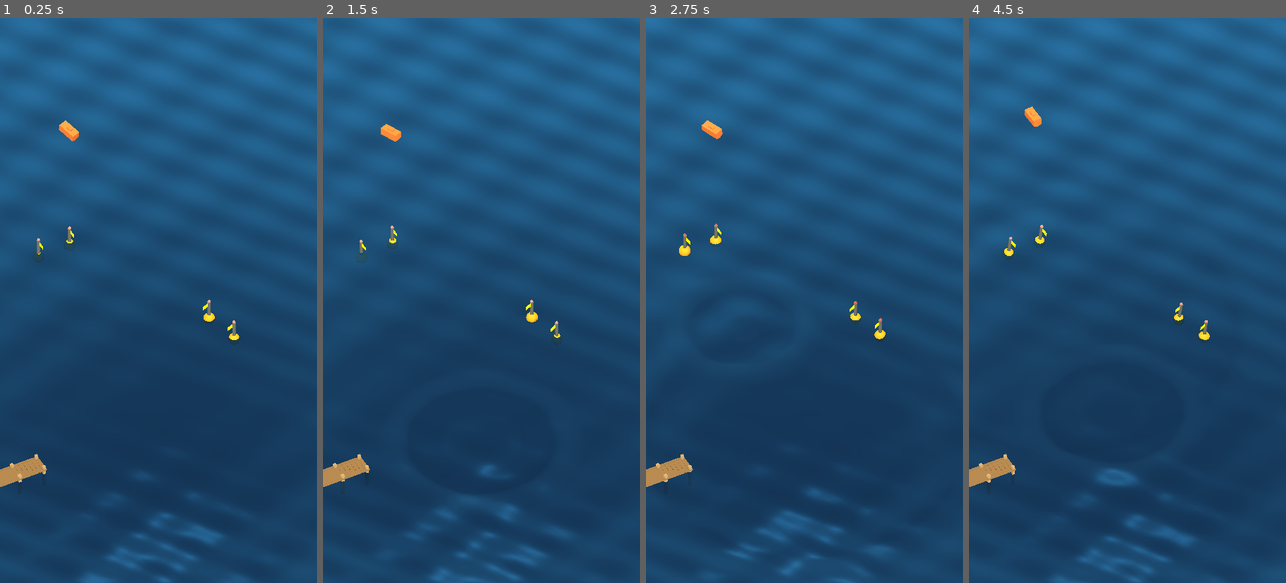
Above: before the commit, frames 1-4 (left to right).
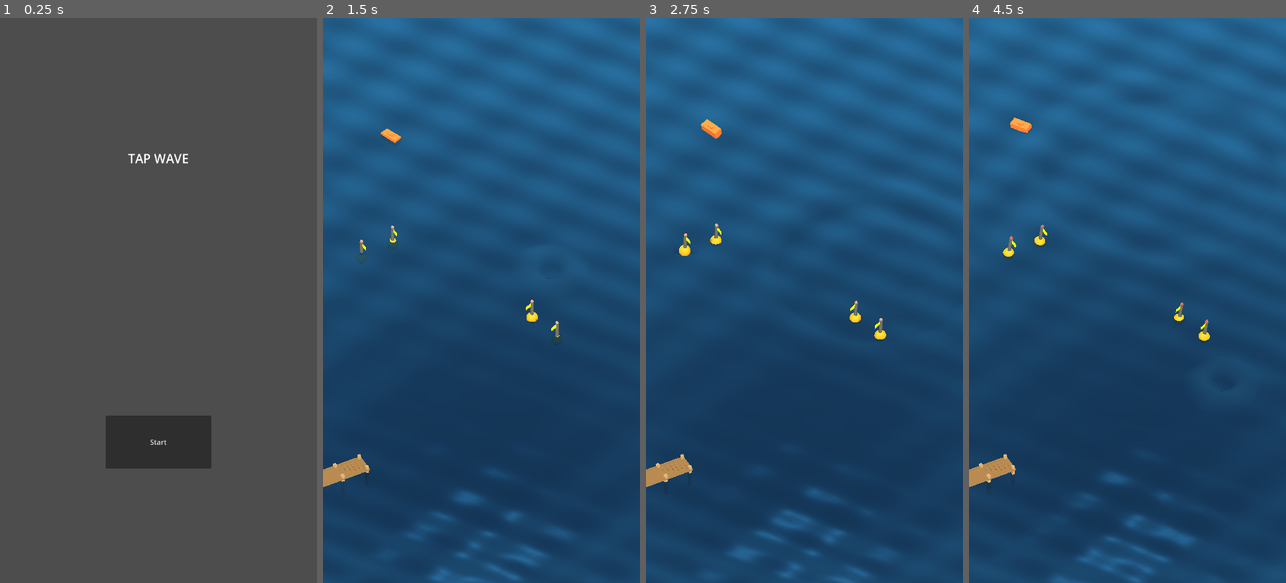
Above: after the commit, the same moments.

Repository: DrD4nger/tap_wave
Game: Godot game, scene res://scenes/MainMenu.tscn
Two runs of this game, one before a commit and one after it. Both use one fixed random seed, a clock stepped at 60 frames per second and the inputs below. Before the commit the project starts from res://scenes/Main.tscn.
Inputs (mouse positions are in pixels of both pictures, inside the frame that each line leads up to):
- Up to frame 1 (0.25 s): no input
- Up to frame 2 (1.5 s): click (481, 441) at 0.5 s, where only the run after the commit has a clickable "Start"; move the mouse to (551, 272) at 1.27 s; click (551, 272) at 1.42 s
- Up to frame 3 (2.75 s): drag from (741, 328) to (788, 413) at 2.02 s
- Up to frame 4 (4.5 s): move the mouse to (1159, 176) at 2.77 s; click (1159, 176) at 2.92 s; drag from (1111, 413) to (1032, 215) at 3.52 s; move the mouse to (1222, 385) at 4.27 s; click (1222, 385) at 4.42 s

The runs differ from the first frame. In frame 1, 100% of the frame differs, in the area x 0-100%, y 0-100%; in frame 2, 0.3%; in frame 3, 0.2%; in frame 4, 0.5%.

Commit message:
#1 Implement a start screen
Implemented a simple (unstyled) start screen.

Also, upgraded to Godot 4.5.

Diff:
--- a/project.godot
+++ b/project.godot
@@ -11,8 +11,8 @@
 [application]
 
 config/name="Tap Wave"
-run/main_scene="res://scenes/Main.tscn"
-config/features=PackedStringArray("4.4", "Mobile")
+run/main_scene="uid://l7a0hvehq25t"
+config/features=PackedStringArray("4.5", "Mobile")
 config/icon="res://icon.svg"
 
 [autoload]
--- /dev/null
+++ b/scenes/MainMenu.tscn
@@ -0,0 +1,38 @@
+[gd_scene load_steps=2 format=3 uid="uid://l7a0hvehq25t"]
+
+[ext_resource type="Script" uid="uid://darxs1gh0hsxw" path="res://scripts/MainMenu.gd" id="1_yqorp"]
+
+[node name="MainMenu" type="Control"]
+layout_mode = 3
+anchors_preset = 15
+anchor_right = 1.0
+anchor_bottom = 1.0
+grow_horizontal = 2
+grow_vertical = 2
+script = ExtResource("1_yqorp")
+
+[node name="VBoxContainer" type="VBoxContainer" parent="."]
+layout_mode = 1
+anchors_preset = 15
+anchor_right = 1.0
+anchor_bottom = 1.0
+grow_horizontal = 2
+grow_vertical = 2
+alignment = 1
+
+[node name="Label" type="Label" parent="VBoxContainer"]
+layout_mode = 2
+size_flags_vertical = 6
+theme_type_variation = &"HeaderLarge"
+text = "Tap Wave"
+horizontal_alignment = 1
+uppercase = true
+
+[node name="Button" type="Button" parent="VBoxContainer"]
+custom_minimum_size = Vector2(240, 120)
+layout_mode = 2
+size_flags_horizontal = 4
+size_flags_vertical = 6
+text = "Start"
+
+[connection signal="pressed" from="VBoxContainer/Button" to="." method="_on_button_pressed"]
--- /dev/null
+++ b/scripts/MainMenu.gd
@@ -0,0 +1,5 @@
+extends Control
+
+
+func _on_button_pressed() -> void:
+	get_tree().change_scene_to_file("res://scenes/Main.tscn") # Replace with function body.
Not shown, changed: icon.svg.import
Not shown, added: scripts/MainMenu.gd.uid
Not shown, changed: .gitignore
